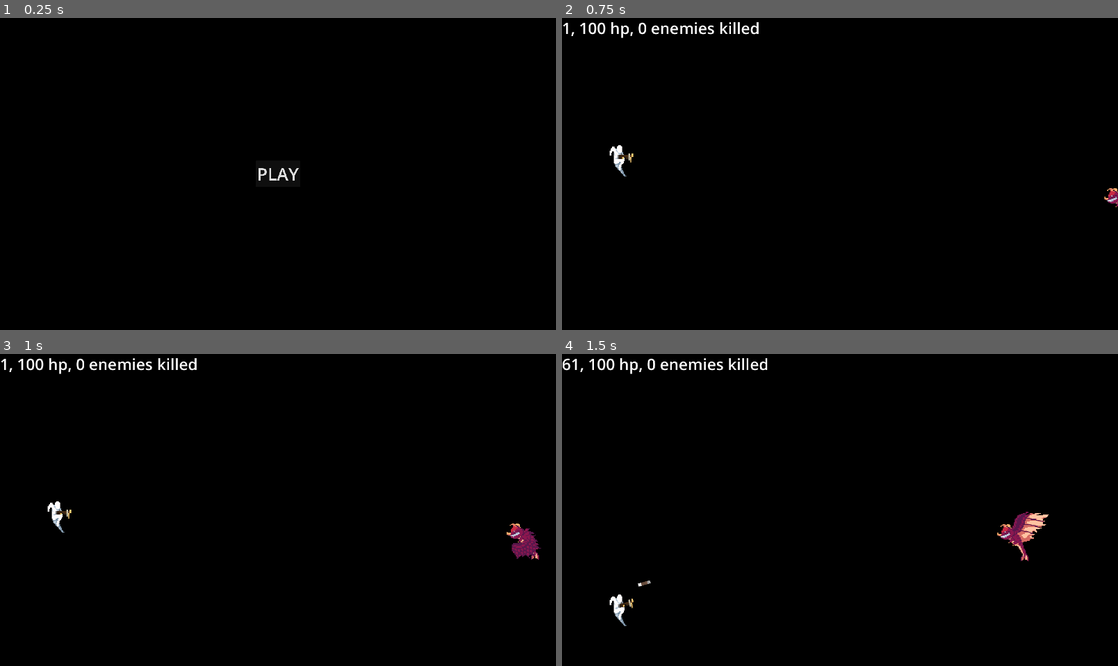
Above: before the commit, frames 1-4 (two rows, left to right).
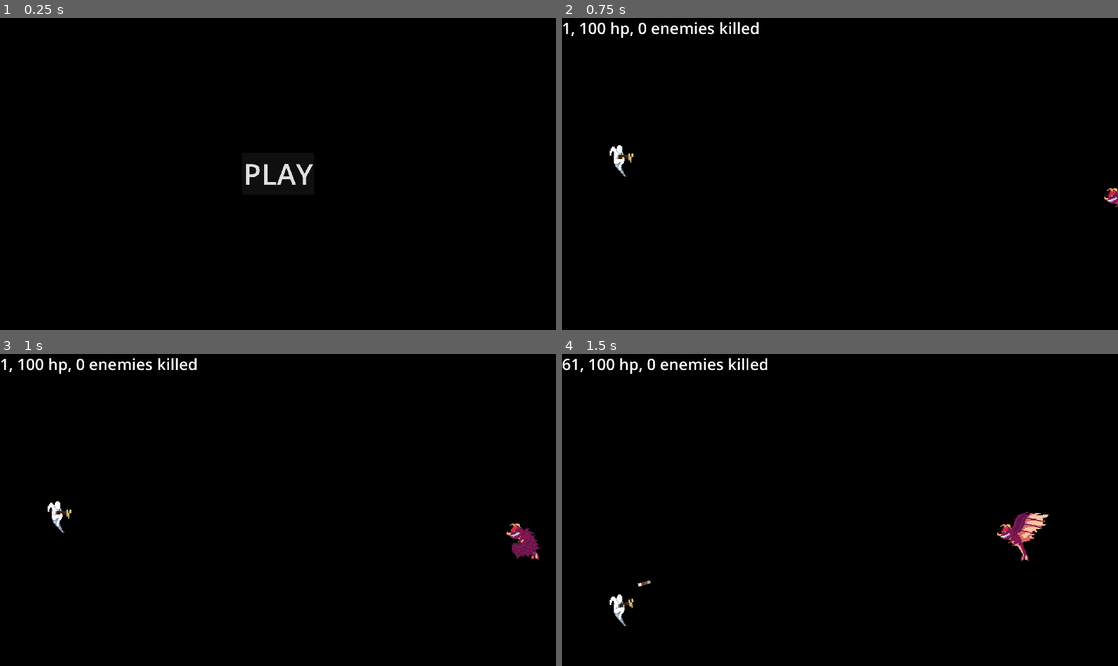
Above: after the commit, the same moments.

Repository: 0-Vanes-0/runner
Game: Godot game, scene res://src/scenes/main_menu.tscn
Same seed, same stepped clock (60 frames per second), same inputs: the game is played once before the commit and once after it.
Inputs (mouse positions are in pixels of both pictures, inside the frame that each line leads up to):
- Up to frame 1 (0.25 s): no input
- Up to frame 2 (0.75 s): click "PLAY" at 0.5 s
- Up to frame 3 (1 s): no input
- Up to frame 4 (1.5 s): tap Enter at 1.25 s; move the mouse to (962, 494) at 1.27 s; hold W (jump_up) from 1.28 s (still down); tap D (dodge) at 1.35 s; click (962, 494) at 1.42 s

The runs differ from the first frame. In frame 1, 0.4% of the frame differs, in the area x 44-57%, y 46-54%; in frame 2, nothing differs; in frame 3, nothing differs; in frame 4, nothing differs.

Commit message:
Warnings reduce

Diff:
--- a/project.godot
+++ b/project.godot
@@ -20,6 +20,14 @@
 
 Preloader="*res://assets/Preloader.tscn"
 Global="*res://src/singletons/global.gd"
+
+[debug]
+
+gdscript/warnings/shadowed_variable=0
+gdscript/warnings/shadowed_variable_base_class=0
+gdscript/warnings/unused_parameter=0
+gdscript/warnings/integer_division=0
+gdscript/warnings/shadowed_global_identifier=0
 
 [display]
 
--- a/src/gameplay/enviroment/portal.gd
+++ b/src/gameplay/enviroment/portal.gd
@@ -8,13 +8,13 @@
 var collision_shape: CollisionShape2D
 
 
-func _init(size: Vector2, modulate: Color) -> void: 												#func _init(size: Vector2) -> void:
+func _init(size: Vector2, color: Color) -> void: 												#func _init(size: Vector2) -> void:
 	sprite = AnimatedSprite2D.new()
 	sprite.sprite_frames = SpriteFrames.new()
 	sprite.sprite_frames.add_frame("default", preload("res://assets/sprites/BG 4.png")) 			# Remove later
 
 #	sprite.modulate = destination.portal_color
-	sprite.modulate = modulate 																		# Remove later
+	sprite.modulate = color 																		# Remove later
 	self.add_child(sprite)
 	sprite.scale = size / sprite.sprite_frames.get_frame_texture("default", 0).get_size()
 
--- a/src/gameplay/gunplay/shoot_entities/projectile_rico.gd
+++ b/src/gameplay/gunplay/shoot_entities/projectile_rico.gd
@@ -49,4 +49,4 @@
 		_direction = _direction.bounce(collision.get_normal())
 		body.move_and_collide(motion)
 
-	speed += 5.0 if speed < MAX_SPEED else 0
+	speed += 5.0 if speed < MAX_SPEED else 0.0
--- a/src/gameplay/state_machine/state_machine.gd
+++ b/src/gameplay/state_machine/state_machine.gd
@@ -9,8 +9,8 @@
 @export var initial_state: State
 # The current active state. At the start of the game, we get the `initial_state`.
 @onready var state: State = get_node(initial_state.get_path())
-const HISTORY_SIZE := 5
-var state_history: Array[State] = []
+#const HISTORY_SIZE := 5
+#var state_history: Array[State] = []
 
 
 func _ready() -> void:
@@ -20,7 +20,7 @@
 		if child is State:
 			child.state_machine = self
 	state.enter()
-	_add_to_history(state)
+#	_add_to_history(state)
 
 
 func _unhandled_input(event: InputEvent) -> void:
@@ -48,20 +48,20 @@
 		state = target_state
 		state.enter()
 		transitioned.emit(state.name)
-		_add_to_history(state)
+#		_add_to_history(state)
 
 
-func get_prevoius_state(state: State) -> State:
-	var i := state_history.find(state)
-	if i != -1 and i+1 < HISTORY_SIZE and state_history[i+1] != null:
-		return state_history[i+1]
-	return null
+#func get_prevoius_state(state: State) -> State:
+#	var i := state_history.find(state)
+#	if i != -1 and i+1 < HISTORY_SIZE and state_history[i+1] != null:
+#		return state_history[i+1]
+#	return null
 
 
-func _add_to_history(state: State):
-	if state_history.size() == HISTORY_SIZE:
-		state_history.pop_back()
-	state_history.push_front(state)
+#func _add_to_history(state: State):
+#	if state_history.size() == HISTORY_SIZE:
+#		state_history.pop_back()
+#	state_history.push_front(state)
 
 
 func _print_transition_conditions(target_state: State):
--- a/src/scenes/game.tscn
+++ b/src/scenes/game.tscn
@@ -26,8 +26,14 @@
 [node name="GameScene" type="Node2D"]
 metadata/_edit_lock_ = true
 
-[node name="Level" type="Node2D" parent="."]
+[node name="Level" type="Node2D" parent="." node_paths=PackedStringArray("bounds", "segments", "player", "enemies", "black_color_rect", "info_label")]
 script = ExtResource("1_njpto")
+bounds = NodePath("Bounds")
+segments = NodePath("Segments")
+player = NodePath("Player")
+enemies = NodePath("Enemies")
+black_color_rect = NodePath("../HUD/BlackColorRect")
+info_label = NodePath("../HUD/InfoLabel")
 
 [node name="Bounds" type="StaticBody2D" parent="Level"]
 
--- a/src/scenes/game_level_handler.gd
+++ b/src/scenes/game_level_handler.gd
@@ -2,12 +2,12 @@
 
 var is_level_complete: bool
 var is_enemies_permitted: bool
-@onready var bounds := $Bounds as StaticBody2D
-@onready var segments := $Segments as Node2D
-@onready var player := $Player as Player
-@onready var enemies := $Enemies as Node2D
-@onready var black_color_rect := $"../HUD/BlackColorRect" as ColorRect
-@onready var info_label := $"../HUD/InfoLabel" as Label
+@export var bounds: StaticBody2D
+@export var segments: Node2D
+@export var player: Player
+@export var enemies: Node2D
+@export var black_color_rect: ColorRect
+@export var info_label: Label
 
 
 func _ready() -> void:
@@ -48,7 +48,7 @@
 
 	Preloader.segments.shuffle()
 	var size: int = Preloader.segments.size()
-	var segments_length_x: float
+	var segments_length_x := 0.0
 	for i in size:
 		var segment: Segment = Preloader.segments[i].clone()
 		segment.position.x = segments_length_x
--- a/src/scenes/main_menu.tscn
+++ b/src/scenes/main_menu.tscn
@@ -24,7 +24,7 @@
 offset_bottom = 45.5
 grow_horizontal = 2
 grow_vertical = 2
-theme_override_font_sizes/font_size = 60
+theme_override_font_sizes/font_size = 100
 text = "PLAY"
 
 [connection signal="pressed" from="Button" to="." method="_on_button_pressed"]
